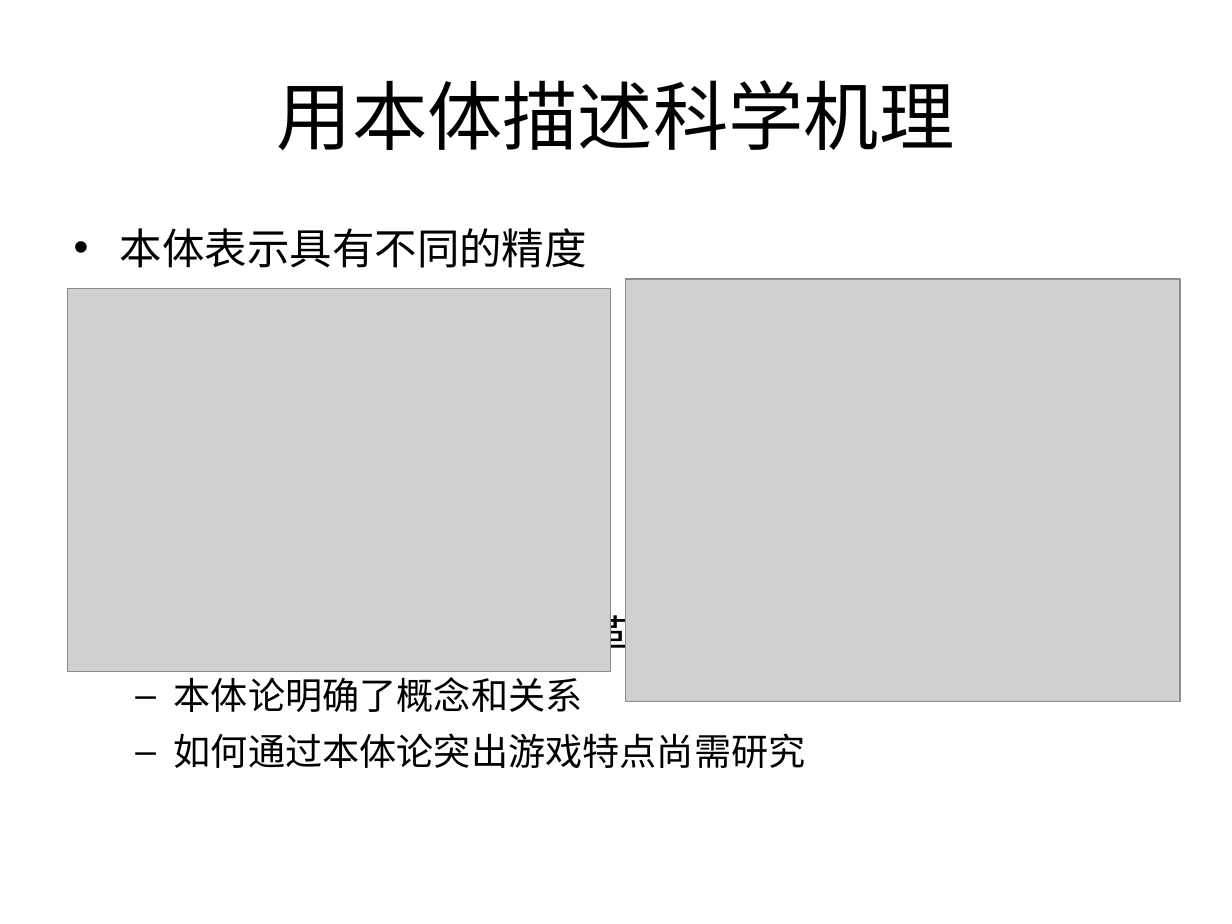
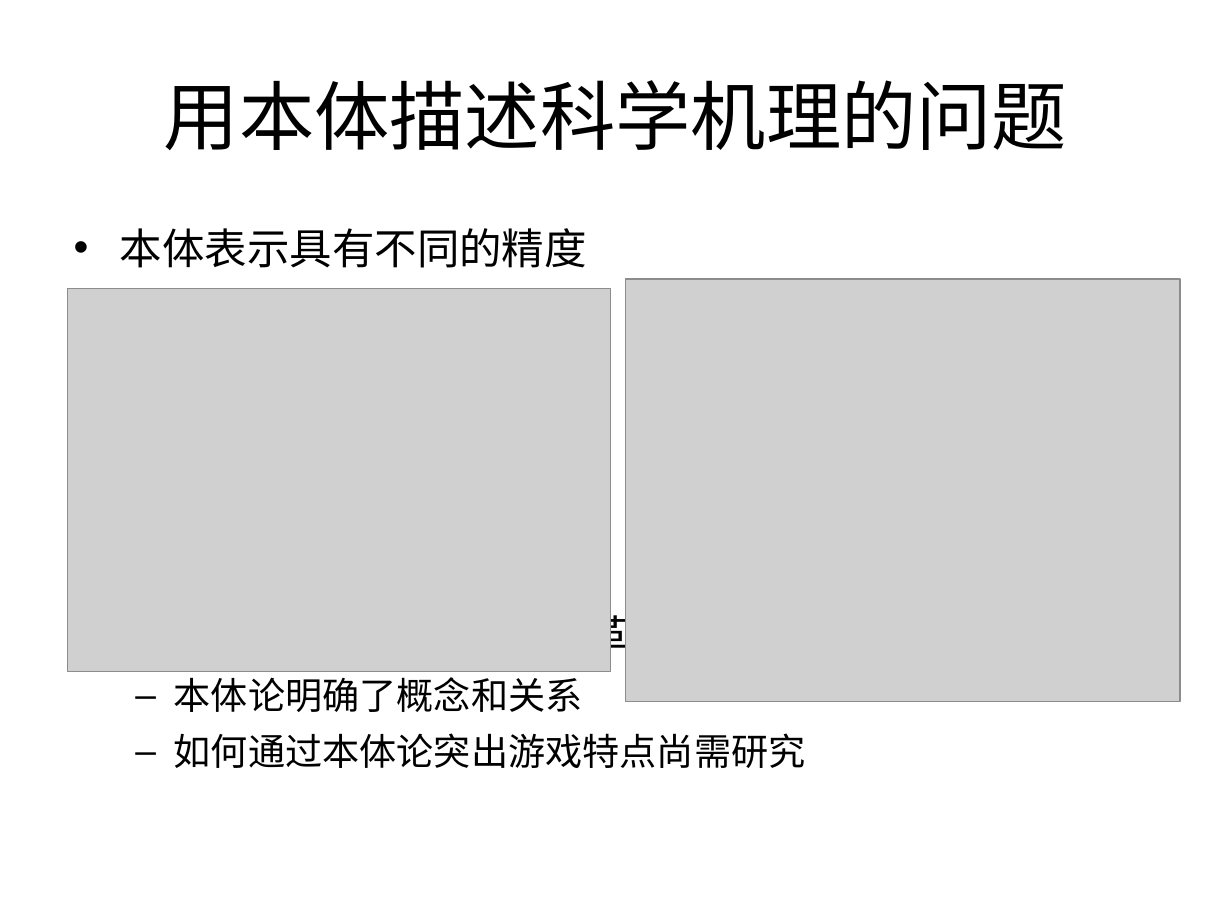
Before and after one commit to Nookleptia/qianmen3d, a slide deck: slide 41 of 毕设文件/毕设提纲.ppt (slide 43 before the commit). Drawn at 1232x924 pixels with LibreOffice and Linux fonts; fonts in the diff are those of the drawing; grey boxes stand for pictures. Boxes give left, top, right and bottom in pixels: in the first picture for what was removed or moved away, otherwise in the second. Text is boxed around its words. In the diff, an @@ line names an element or a change of style, - is before the commit and + after.

```diff
--- a/毕设文件/毕设提纲.ppt
+++ b/毕设文件/毕设提纲.ppt
@@ title at [164,80,1067,150]: text changed @@
-用本体描述科学机理
+用本体描述科学机理的问题
```
Also in this commit, not shown: 6 other slides changed, 5 other files.
